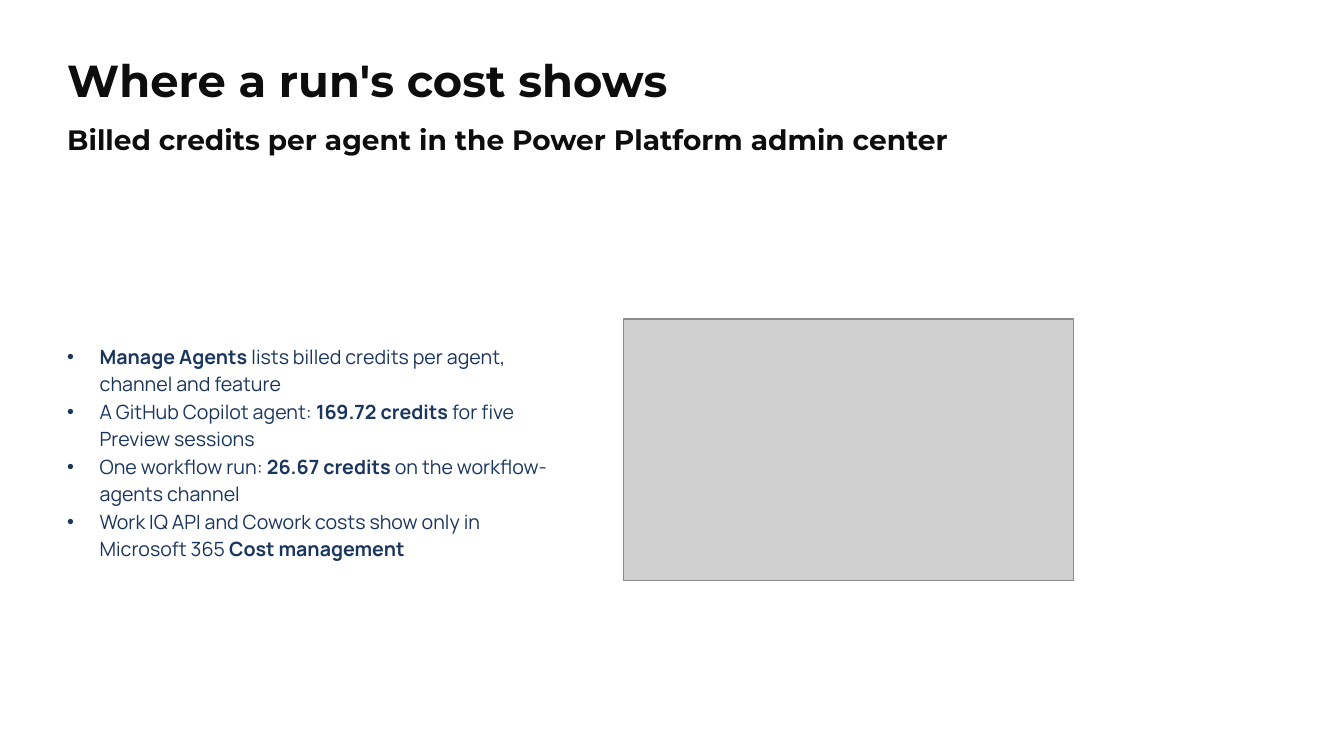
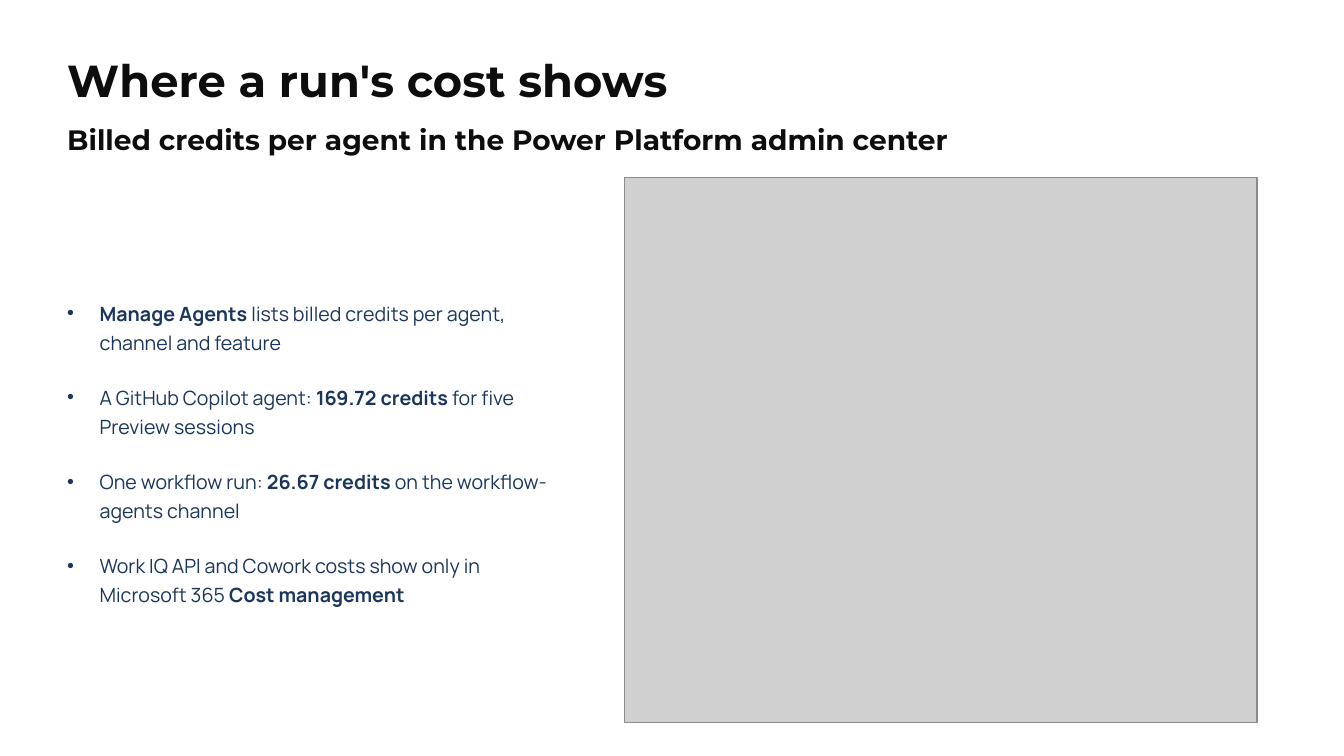
Before and after one commit to alexander-kastil/copilot-studio-agents, a slide deck: slide 30 of demos/01-intro/pptx/01-intro.pptx. Drawn at 1344x756 pixels with LibreOffice and Linux fonts; fonts in the diff are those of the drawing; grey boxes stand for pictures. Boxes give left, top, right and bottom in pixels: in the first picture for what was removed or moved away, otherwise in the second. Text is boxed around its words. In the diff, an @@ line names an element or a change of style, - is before the commit and + after.

```diff
--- a/demos/01-intro/pptx/01-intro.pptx
+++ b/demos/01-intro/pptx/01-intro.pptx
@@ picture: place and size @@
-picture at [623, 319, 1074, 581]
+picture at [625, 177, 1257, 723]
@@ text "Manage Agents lists billed credits ...": place and size @@
-text "Manage Agents lists billed credits ..." at [100, 349, 547, 561]
+text "Manage Agents lists billed credits ..." at [100, 306, 547, 607]
@@ text "Manage Agents lists billed credits ..." at [100, 306, 547, 607]: line spacing 1.17 to 1.25; more space between paragraphs @@
```
Also in this commit, not shown: 14 other slides changed, 39 other files.
